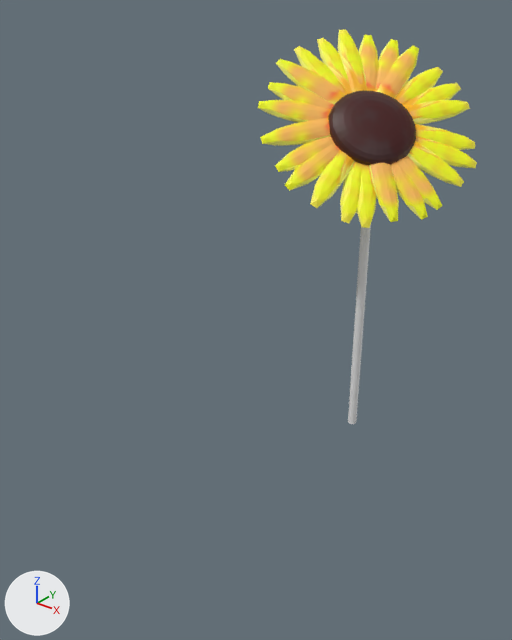
The Blender file Sunflower1.blend as it was, and as the next commit left it.
Before and after are seen from a 50 mm lens placed at (30.8, -31.9, 41.9), pointed at (-2.3, 9.5, 16.2). The lights are fixed; the arrows at lower left show +X, +Y and +Z. The older version comes first.
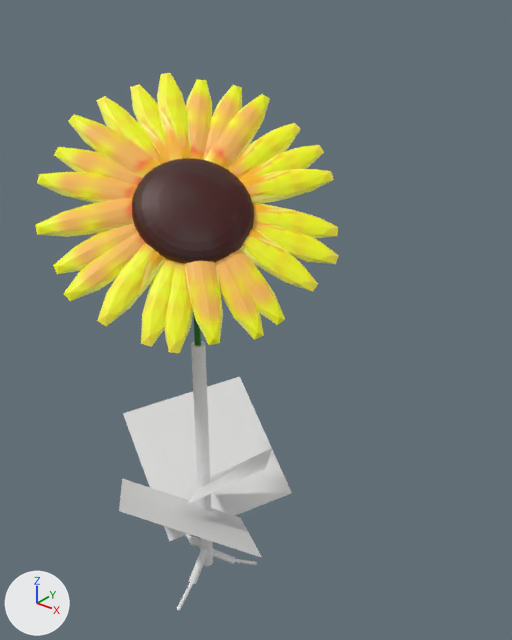
Location of each change, (x1, y1, x2, y2) in pixels of the pictures (512 x 640 px):
'Icosphere.004', moved
    before: (258, 29, 477, 228)
    after: (35, 73, 339, 353)
'Sphere', moved
    before: (328, 90, 416, 165)
    after: (132, 158, 254, 264)
'SunflowerLeaf', added
    after: (123, 377, 292, 541)
'SunflowerLeaf.001', added
    after: (119, 478, 262, 558)
'Cylinder', recoloured, moved, rescaled
    before: (348, 225, 371, 424)
    after: (191, 341, 213, 566)
'SunflowerLeaf.002', added
    after: (187, 448, 272, 504)
'Root_02', added
    after: (177, 549, 208, 611)
'Root_01', added
    after: (213, 549, 257, 565)
'Stem_inner', added (mostly hidden)
    after: (193, 312, 201, 346)
'Root_03', added
    after: (185, 534, 200, 548)

Diff of the bpy script that builds the scene:
```diff
--- a/Sunflower1.blend.py
+++ b/Sunflower1.blend.py
@@ mat_material_003 @@
+mat_material_003 = principled_material('Material.003')
+mat_material_003.texture = img_sunflower
@@ mat_sunflowerleaf @@
+mat_sunflowerleaf = principled_material('SunflowerLeaf')
+mat_sunflowerleaf.base_color = (0.8, 0.8, 0.8)  # white #e7e7e7
@@ me_cylinder_001 @@
 me_cylinder_001.from_pydata(...)  # 64 vertices, 34 faces; spans x -1.0..1.0, y -1.0..1.0, z -1.0..1.0
+me_cylinder_001.materials.append(mat_material_003)  # picture img_sunflower
@@ me_sunflowerleaf_002 @@
+me_sunflowerleaf_002.from_pydata([(-0.481, -0.5, 0.0), (0.481, -0.5, 0.0), (-0.481, 0.5, 0.0), (0.481, 0.5, 0.0)], [], [(0, 1, 3, 2)])
+me_sunflowerleaf_002.materials.append(mat_sunflowerleaf)  # its picture is missing
@@ me_cylinder_004 @@
+me_cylinder_004.from_pydata(...)  # 128 vertices, 68 faces; spans x -2.31..5.15, y -2.24..5.26, z -1.0..2.51
@@ ob_cylinder @@
 ob_cylinder = bpy.data.objects.new('Cylinder', me_cylinder_001)
-ob_cylinder.location = (-0.29, 23.09, 15.07)
-ob_cylinder.scale = (0.447, 0.45, 15.2)
+ob_cylinder.location = (0.13, 0.0, 8.58)
+ob_cylinder.scale = (0.5, 0.5, 10.1)
@@ ob_sphere @@
 ob_sphere = bpy.data.objects.new('Sphere', me_sphere)
-ob_sphere.location = (-0.31, 23.02, 30.07)
+ob_sphere.location = (0.56, -0.41, 28.52)
 ob_sphere.rotation_euler = (0.35, -2.384, -1.213)  # degrees (20, -137, -69)
@@ ob_icosphere_004 @@
 ob_icosphere_004 = bpy.data.objects.new('Icosphere.004', me_icosphere)
-ob_icosphere_004.location = (2.97, 26.62, 29.23)
+ob_icosphere_004.location = (3.85, 3.19, 27.67)
 ob_icosphere_004.rotation_euler = (-0.796, -0.173, -2.475)  # degrees (-46, -10, -142)
@@ ob_sunflowerleaf_002 @@
+ob_sunflowerleaf_002 = bpy.data.objects.new('SunflowerLeaf.002', me_sunflowerleaf_002)
+ob_sunflowerleaf_002.location = (2.33, 0.77, 7.95)
+ob_sunflowerleaf_002.rotation_euler = (3.636, -0.392, 5.283)  # degrees (208, -22, 303)
+ob_sunflowerleaf_002.scale = (6.32, 6.32, 6.32)
@@ ob_sunflowerleaf_001 @@
+ob_sunflowerleaf_001 = bpy.data.objects.new('SunflowerLeaf.001', me_sunflowerleaf_002.copy())
+ob_sunflowerleaf_001.location = (1.61, -3.48, 6.58)
+ob_sunflowerleaf_001.rotation_euler = (3.636, -0.392, 3.797)  # degrees (208, -22, 218)
+ob_sunflowerleaf_001.scale = (10.4, 10.1, 7.63)
@@ ob_sunflowerleaf @@
+ob_sunflowerleaf = bpy.data.objects.new('SunflowerLeaf', me_sunflowerleaf_002.copy())
+ob_sunflowerleaf.location = (-2.97, 3.76, 5.78)
+ob_sunflowerleaf.rotation_euler = (3.764, -0.0758, 1.127)  # degrees (216, -4.3, 65)
+ob_sunflowerleaf.scale = (11.3, 11.3, 11.3)
@@ ob_stem_inner @@
+ob_stem_inner = bpy.data.objects.new('Stem_inner', me_cylinder_001)
+ob_stem_inner.location = (0.14, -0.03, 13.78)
+ob_stem_inner.scale = (0.238, 0.233, 15.2)
@@ ob_root_03 @@
+ob_root_03 = bpy.data.objects.new('Root_03', me_cylinder_004)
+ob_root_03.location = (-3.36, 1.52, -2.0)
+ob_root_03.rotation_euler = (1.111, -0.678, 1.454)  # degrees (64, -39, 83)
+ob_root_03.scale = (0.169, 0.169, 1.74)
@@ ob_root_02 @@
+ob_root_02 = bpy.data.objects.new('Root_02', me_cylinder_004)
+ob_root_02.location = (0.53, -2.8, -2.32)
+ob_root_02.rotation_euler = (0.829, -0.659, -2.51)  # degrees (47, -38, -144)
+ob_root_02.scale = (0.159, 0.154, 1.51)
@@ ob_root_01 @@
+ob_root_01 = bpy.data.objects.new('Root_01', me_cylinder_004)
+ob_root_01.location = (1.6, 2.63, -2.61)
+ob_root_01.rotation_euler = (0.869, -0.688, -0.000912)  # degrees (50, -39, -0.1)
+ob_root_01.scale = (0.0972, 0.138, 1.55)
```
